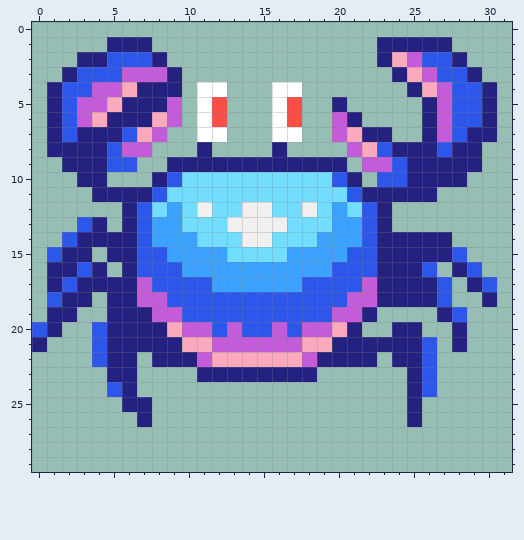
Pixel-art sprite, stored at Game/Actors/Crab/cangrejo_3.png. The picture above is the old version.
The file is 32x30 pixels. Colours within 5 levels of each other are drawn and written as one.
After:
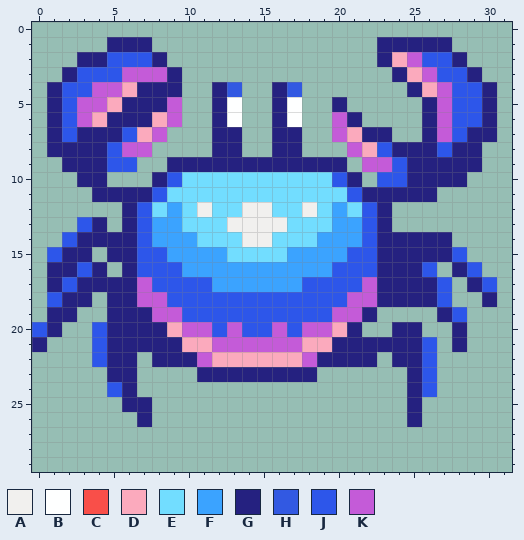
Palette (. is transparent): A #f1f0ee  B #feffff  C #f94f49  D #fbaabd  E #72ddff  F #3ba3ff  G #252180  H #3259e2  J #2d56ea  K #c45bd8
Commit: Musica, nueva olla y cangrejo
Diff:
y 4: x 11..13 BB. -> .GH; x 16..17 BB -> GH
y 5..6: x 11..13 BC. -> .GB; x 16..17 BC -> GB
y 7: x 11..13 BB. -> .GG; x 16..17 BB -> GG
y 8: x 11..13 G.. -> .GG; x 17 . -> G
Boxes around the changes in both pictures, in picture pixels (x1, y1, x2, y2):
changed: (197, 82, 302, 157)
